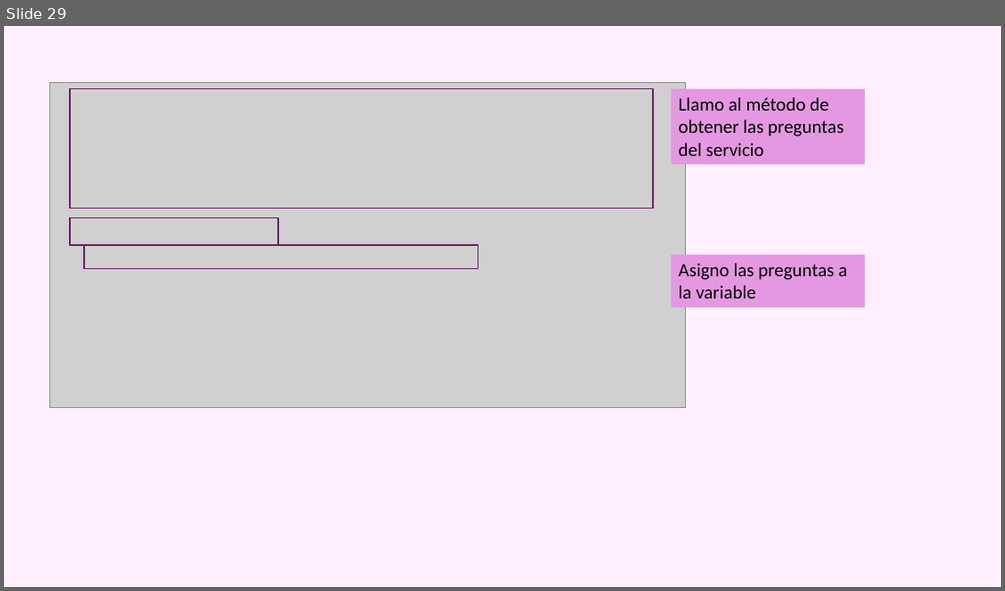
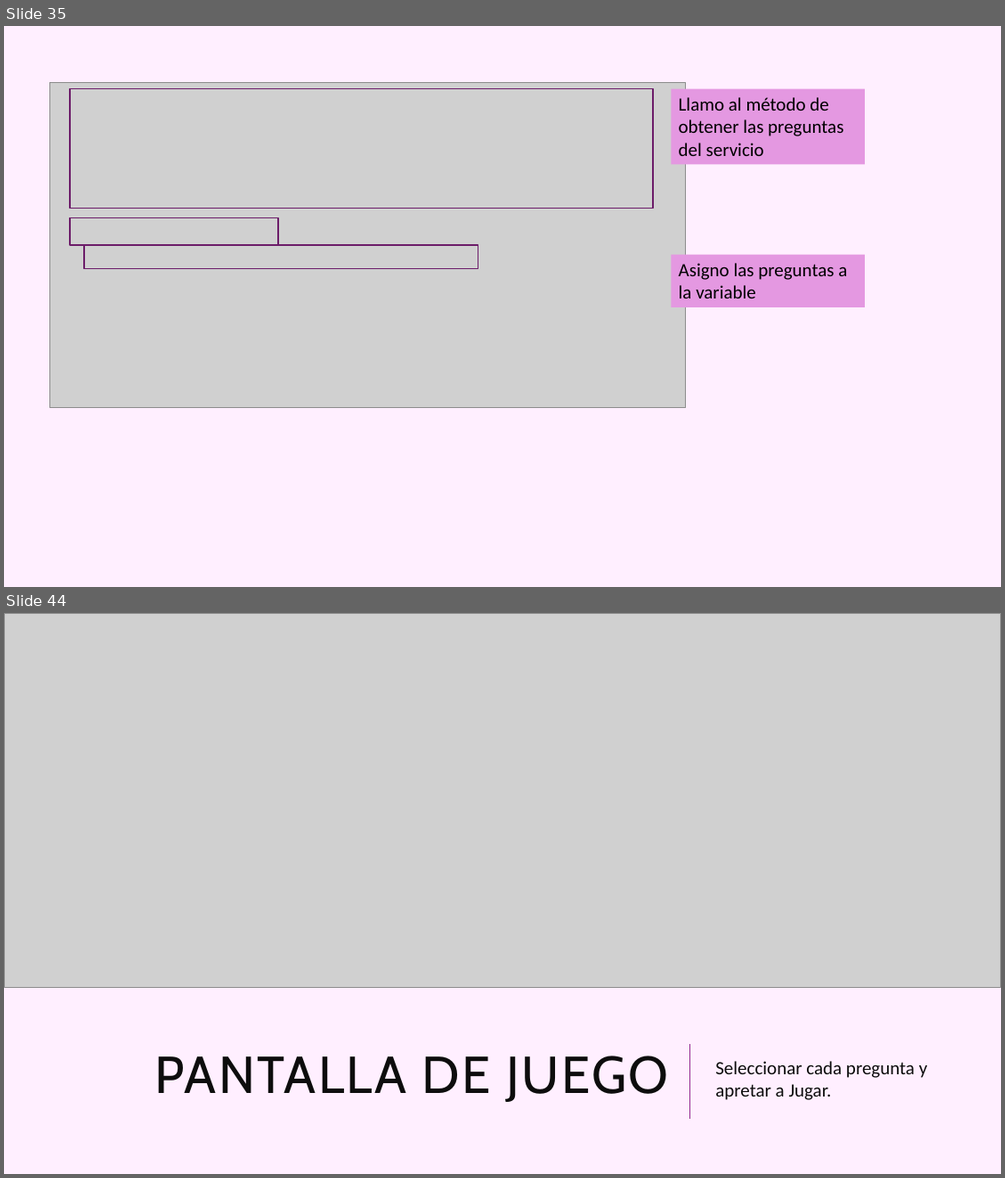
Before and after one commit to azaharafernandezguizan/STEMTrivial, a slide deck: Documents/Trivial_Aurelia.pptx. Shown one above the other, each under a label of ours: slide 29 before the commit, slides 35 and 44 after it; the slides between them are not shown. The pictures are 1005x591 and 1005x1178 pixels, drawn with LibreOffice and Linux fonts; fonts in the diff are those of the drawing; grey boxes stand for pictures. Boxes give left, top, right and bottom in pixels: in the first picture for what was removed or moved away, otherwise in the second. Text is boxed around its words. In the diff, an @@ line names an element or a change of style, - is before the commit and + after.

```diff
--- a/Documents/Trivial_Aurelia.pptx
+++ b/Documents/Trivial_Aurelia.pptx
@@ slide 44 added at [4, 613, 1001, 1174], background #FFEFFF @@
@@ picture added at [4, 613, 1001, 987] @@
@@ title added at [155, 1055, 669, 1102], 50 pt, text #0D0D0D @@
+PANTALLA DE JUEGO
@@ line added from (689, 1119) to (689, 1044), #92278F 1.5 pt @@
@@ text added at [715, 1061, 927, 1100], 18 pt, text #0D0D0D @@
+Seleccionar cada pregunta y apretar a Jugar.
@@ what was slide 29 is now slide 35 @@
```
Also in this commit, not shown: 15 other slides added, 4 other files.
